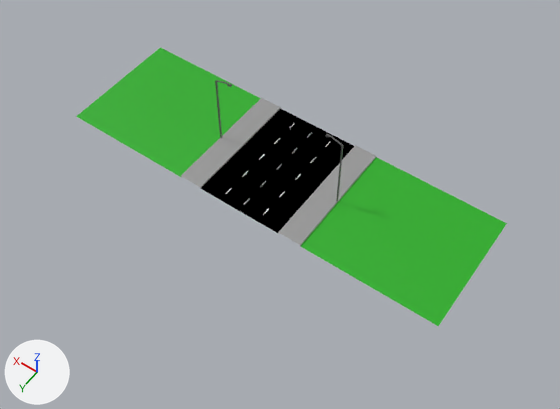
The Blender file DrogaMiasto3.blend as it was, and as the next commit left it.
Camera for both pictures: a camera (50 mm lens) standing at (-32.9, 45.4, 65.5) and looking at (-3.4, 4.1, 0.5). The lights are fixed; the arrows at lower left show +X, +Y and +Z.

Objects in the first picture: 'DrogaMiasto'.
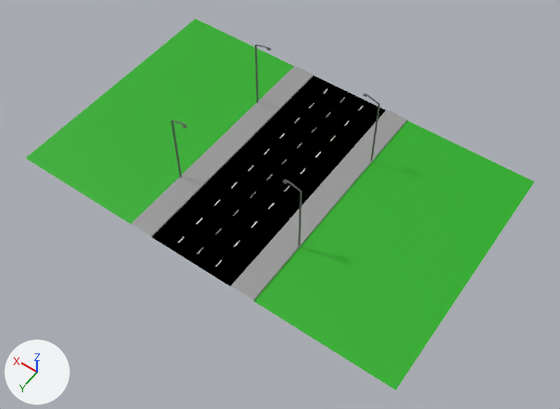
The change, as a diff of the scene's bpy script:
```diff
--- a/DrogaMiasto3.blend.py
+++ b/DrogaMiasto3.blend.py
@@ me_plane @@
 me_plane.from_pydata(...)  # 82 vertices, 38 faces; spans x -3.0..0.01, y -1.0..0.88, z 0.0..1.18
 # used by ob_drogamiasto; location = (0.0, 0.0, 0.0); scale = (7.98, 7.98, 7.98)
+# me_plane part 1: the whole mesh is multiplied about its middle by the matrix ((7.976, 0.0, 0.0), (0.0, 7.976, 0.0), (0.0, 0.0, 7.976)), then moved by (-10.45, -7.44, 4.1)
 me_plane.materials.append(mat_droga)
@@ ob_drogamiasto @@
 ob_drogamiasto.location = (0.0, 0.0, 0.0)
-ob_drogamiasto.scale = (7.98, 7.98, 7.98)
 _m = ob_drogamiasto.modifiers.new('Mirror', 'MIRROR')
+_m.use_axis = (True, True, False)
```

Changed parts and their boxes (x1, y1, x2, y2) in the pictures (560 x 409 px):
'DrogaMiasto', reshaped, modifiers changed, rescaled (18% wider, 33% taller)
    before: (76, 47, 507, 326)
    after: (26, 19, 534, 390)
